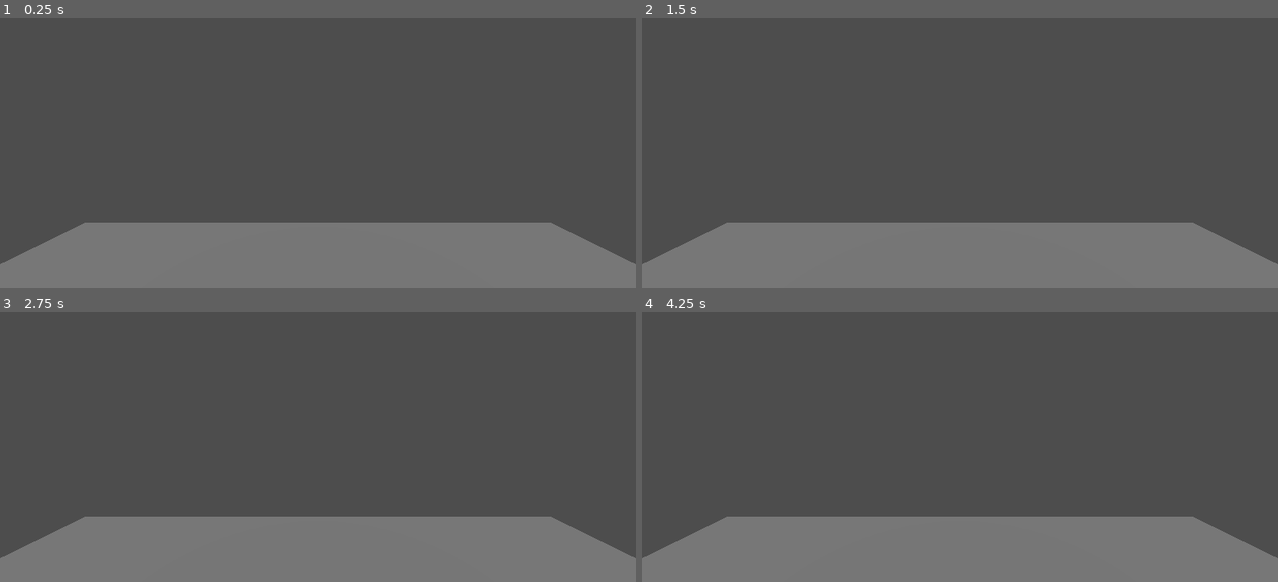
Above: before the commit, frames 1-4 (two rows, left to right).
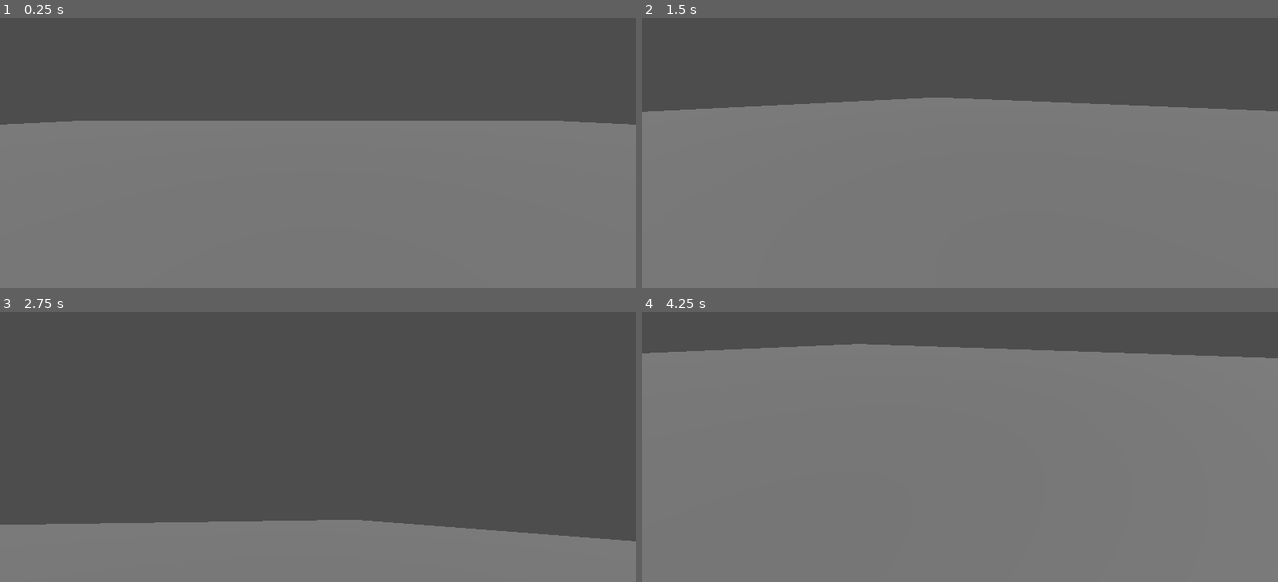
Above: after the commit, the same moments.

Repository: ROKAMETISM/3DPractice1
Game: Godot game, scene res://Scenes/world.tscn
Same seed, same stepped clock (60 frames per second), same inputs: the game is played once before the commit and once after it.
Inputs (mouse positions are in pixels of both pictures, inside the frame that each line leads up to):
- Up to frame 1 (0.25 s): no input
- Up to frame 2 (1.5 s): tap Enter at 0.5 s; move the mouse to (1099, 90) at 0.52 s; hold D (move_right) 0.53-1.28 s; hold Shift (sprint) 0.53-1.28 s; tap Space (jump) at 0.77 s; move the mouse to (832, 126) at 1.27 s; hold S (move_backward) from 1.28 s (still down); tap Shift (sprint) at 1.35 s
- Up to frame 3 (2.75 s): tap Space (jump) at 1.52 s; move the mouse to (381, 325) at 2.02 s; release S (move_backward) at 2.03 s; hold D (move_right) from 2.03 s (still down); hold Shift (sprint) from 2.03 s (still down)
- Up to frame 4 (4.25 s): move the mouse to (928, 474) at 2.77 s; release D (move_right) at 2.78 s; release Shift (sprint) at 2.78 s; hold W (move_forward) 2.78-3.53 s; tap Shift (sprint) at 2.85 s; tap Space (jump) at 3.02, 3.77 s; move the mouse to (1150, 457) at 3.52 s; hold A (move_left) from 3.53 s (still down); hold Shift (sprint) from 3.53 s (still down)

The runs differ from the first frame. In frame 1, 40% of the frame differs, in the area x 0-100%, y 38-92%; in frame 2, 46%; in frame 3, 3.1%; in frame 4, 64%, in the area x 0-100%, y 11-92%.
Error before the commit: Parse Error: Identifier "SPEED" not declared in the current scope. (res://Scripts/player.gd:31)

Commit message:
Add box to world

Diff:
--- a/Scenes/world.tscn
+++ b/Scenes/world.tscn
@@ -10,7 +10,7 @@
 
 [node name="CSGBox3D" type="CSGBox3D" parent="."]
 use_collision = true
-size = Vector3(7, 0.002, 7)
+size = Vector3(64, 0.002, 64)
 
 [node name="Player" parent="." instance=ExtResource("1_a02cp")]
 transform = Transform3D(1, 0, 0, 0, 1, 0, 0, 0, 1, 0, 1.1254166, 0)
@@ -20,3 +20,8 @@
 
 [node name="DirectionalLight3D" type="DirectionalLight3D" parent="."]
 transform = Transform3D(1, 0, 0, 0, 0.8213882, 0.57036954, 0, -0.57036954, 0.8213882, 0, 3.0787892, 0)
+
+[node name="CSGBox3D2" type="CSGBox3D" parent="."]
+transform = Transform3D(1, 0, 0, 0, 1, 0, 0, 0, 1, 3, 2, 12)
+use_collision = true
+size = Vector3(4, 4, 4)
--- a/Scripts/player.gd
+++ b/Scripts/player.gd
@@ -23,13 +23,18 @@
 	#Handle jump.
 	if Input.is_action_just_pressed("jump") and is_on_floor():
 		velocity.y = JUMP_VELOCITY
+	#Handle sprint.
+	if Input.is_action_pressed("sprint"):
+		speed = SPRINT_SPEED
+	else:
+		speed = WALK_SPEED
 	#Get the input direction and handle the movement/deceleration.
 	#As good practice, you should replace UI actions with custom gameplay actions.
 	var input_dir = Input.get_vector("move_left", "move_right", "move_forward", "move_backward")
 	var direction = (headpivot.transform.basis * Vector3(input_dir.x, 0, input_dir.y)).normalized()
 	if direction :
-		velocity.x = direction.x * SPEED
-		velocity.z = direction.z * SPEED
+		velocity.x = direction.x * speed
+		velocity.z = direction.z * speed
 	else:
 		velocity.x = 0.0
 		velocity.z = 0.0
